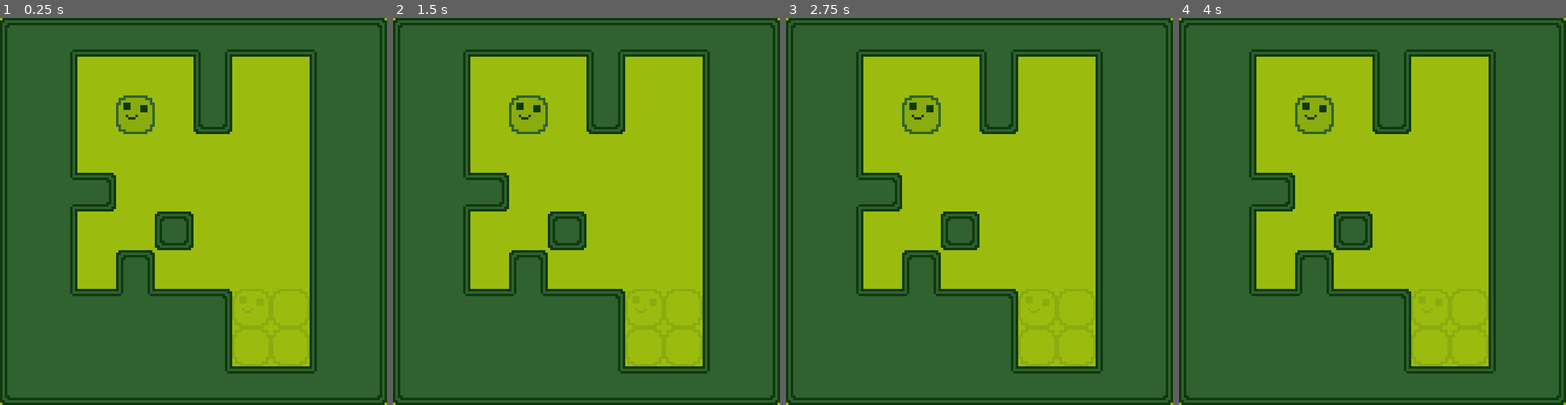
Above: before the commit, frames 1-4 (left to right).
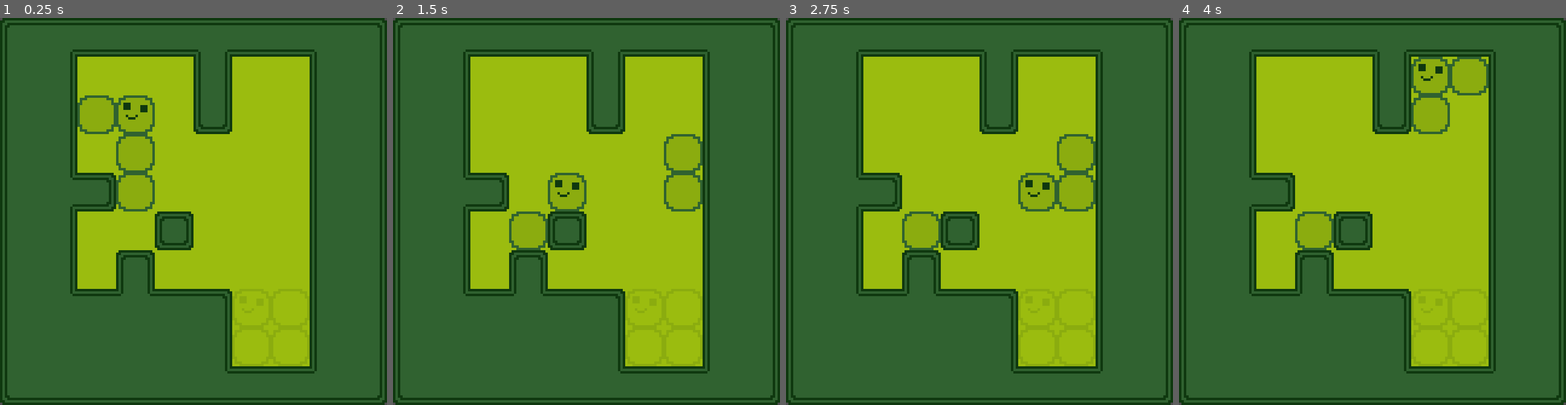
Above: after the commit, the same moments.

Repository: Blubmans/Box-Creature
Game: Godot game, scene res://Scenes/main.tscn
Same seed, same stepped clock (60 frames per second), same inputs: the game is played once before the commit and once after it.
Inputs:
- Up to frame 1 (0.25 s): no input
- Up to frame 2 (1.5 s): tap Enter at 0.5 s; hold Right (Pressed_Right) 0.53-1.28 s; tap Space at 1.25 s; hold Down (Pressed_Down) from 1.28 s (still down)
- Up to frame 3 (2.75 s): tap Enter at 2 s; release Down (Pressed_Down) at 2.03 s; hold Right (Pressed_Right) from 2.03 s (still down)
- Up to frame 4 (4 s): tap Space at 2.75 s; release Right (Pressed_Right) at 2.78 s; hold Up (Pressed_Up) 2.78-3.53 s; tap Enter at 3.5 s; hold Left (Pressed_Left) from 3.53 s (still down)

The runs differ from the first frame. In frame 1, 0.7% of the frame differs, in the area x 0-100%, y 0-100%; in frame 2, 1.4%; in frame 3, 1.4%; in frame 4, 1.4%.

Commit message:
First prototype done
Er is nog geen winconditie, de bodyparts gaan niet dood, er is ook nog geen menu. Maar het is goed genoeg als prototype :D

Diff:
--- a/Scenes/main.tscn
+++ b/Scenes/main.tscn
@@ -425,7 +425,7 @@
 one_shot = true
 
 [node name="Ground" type="TileMapLayer" parent="." unique_id=1989720514]
-tile_map_data = PackedByteArray("AAABAAAAAAAEAAMAAAACAAAAAAA …(1456 unchanged characters)… EAAMAAAAAAAIAAAAEAAMAAAAAAAEAAAAEAAMAAAAJAAkAAAAEAAMAAAAJAAAAAAAEAAMAAAAAAAAAAAAEAAMAAAAAAAkAAAAEAAMAAAAGAAcAAAAGAAMAAAA=")
+tile_map_data = PackedByteArray("AAABAAAAAAAEAAMAAAACAAAAAAA …(1456 unchanged characters)… EAAMAAAAAAAIAAAAEAAMAAAAAAAEAAAAEAAMAAAAGAAcAAAAGAAMAAAA=")
 tile_set = SubResource("TileSet_ynf5e")
 
 [node name="Walls" type="TileMapLayer" parent="." unique_id=1844451579]
@@ -436,3 +436,15 @@
 [node name="Player" parent="." unique_id=1725069007 instance=ExtResource("4_21xkr")]
 position = Vector2(48, 32)
 isHead = true
+
+[node name="Body" parent="." unique_id=1483956081 instance=ExtResource("4_21xkr")]
+position = Vector2(32, 32)
+gridPosition = Vector2i(2, 2)
+
+[node name="Body2" parent="." unique_id=1627887698 instance=ExtResource("4_21xkr")]
+position = Vector2(48, 48)
+gridPosition = Vector2i(3, 3)
+
+[node name="Body3" parent="." unique_id=1458751402 instance=ExtResource("4_21xkr")]
+position = Vector2(48, 64)
+gridPosition = Vector2i(3, 4)
--- a/Scripts/game_manager.gd
+++ b/Scripts/game_manager.gd
@@ -14,7 +14,8 @@
 	left}
 var board = []
 var boardSize: int = 10
-var playerPos: Vector2i = Vector2i(3, 2)
+var nonTransparantSpaces = [Spaces.wall, Spaces.player, Spaces.body]
+var playerPos: Vector2i
 var bodyParts = []
 signal updatePlayerPos
 
@@ -32,12 +33,20 @@
 
 
 func change_player_pos(originPos: Vector2i, pos: Vector2i):
-	board[originPos.y][originPos.x] = Spaces.empty
-	board[pos.y][pos.x] = Spaces.player
+	if board[originPos.y][originPos.x] == Spaces.player:
+		board[originPos.y][originPos.x] = Spaces.empty
+		playerPos = pos
+		board[pos.y][pos.x] = Spaces.player
+	else:
+		board[originPos.y][originPos.x] = Spaces.empty
+		board[pos.y][pos.x] = Spaces.body
+	updatePlayerPos.emit(originPos, pos)
 
 
 func list_bodyparts():
+	bodyParts.clear()
 	bodyParts.append(playerPos)
+
 	var bodyPartLength = -1
 	while len(bodyParts) != bodyPartLength:
 		bodyPartLength = len(bodyParts)
@@ -48,7 +57,7 @@
 			bodyParts.append(Vector2i(bodyParts[i].x - 1, bodyParts[i].y))
 		bodyParts = unique_array(bodyParts)
 		for i in range(len(bodyParts) -1, -1, -1):
-			if board[bodyParts[i].y][bodyParts[i].x] != Spaces.body:
+			if board[bodyParts[i].y][bodyParts[i].x] != Spaces.body && board[bodyParts[i].y][bodyParts[i].x] != Spaces.player:
 				bodyParts.remove_at(i)
 
 
@@ -63,11 +72,12 @@
 
 
 func recieve_player_input(direction: Directions):
+	# Get all body parts
 	list_bodyparts()
 
 	var small
 	var big
-	# Get the outer most bodypart
+	# Get the outer most bodyparts
 	if direction == Directions.up || direction == Directions.down:
 		small = playerPos.x
 		big = playerPos.x
@@ -82,12 +92,12 @@
 		for i in range(len(bodyParts)):
 			if bodyParts[i].y < small:
 				small = bodyParts[i].y
-			if bodyParts[i].y < big:
+			if bodyParts[i].y > big:
 				big = bodyParts[i].y
 
 	# Make body part lines
 	var bodyPartLines = []
-	for i in range(big - small):
+	for i in range(big - small + 1):
 		bodyPartLines.append([])
 
 	for i in range(len(bodyParts)):
@@ -100,7 +110,8 @@
 		if direction == Directions.up || direction == Directions.left:
 			bodyPartLines[i].sort()
 		else:
-			bodyPartLines[i].sort_custom(func(a, b): return a[1] > b[1])
+			bodyPartLines[i].sort()
+			bodyPartLines[i].reverse()
 		for item in range(len(bodyPartLines[i])):
 			move_player(bodyPartLines[i][item], direction)
 
@@ -109,23 +120,21 @@
 	match direction:
 		Directions.up:
 			for i in range(1, boardSize):
-				if board[pos.y - i][pos.x] == Spaces.wall:
+				if board[pos.y - i][pos.x] in nonTransparantSpaces:
 					change_player_pos(pos, Vector2i(pos.x, pos.y - i + 1))
 					break
 		Directions.right:
 			for i in range(1, boardSize):
-				if board[pos.y][pos.x + i] == Spaces.wall:
+				if board[pos.y][pos.x + i] in nonTransparantSpaces:
 					change_player_pos(pos, Vector2i(pos.x + i - 1, pos.y))
 					break
 		Directions.down:
 			for i in range(1, boardSize):
-				if board[pos.y + i][pos.x] == Spaces.wall:
+				if board[pos.y + i][pos.x] in nonTransparantSpaces:
 					change_player_pos(pos, Vector2i(pos.x, pos.y + i - 1))
 					break
 		Directions.left:
 			for i in range(1, boardSize):
-				if board[pos.y][pos.x - i] == Spaces.wall:
+				if board[pos.y][pos.x - i] in nonTransparantSpaces:
 					change_player_pos(pos, Vector2i(pos.x - i + 1, pos.y))
 					break
-
-	updatePlayerPos.emit()
--- a/Scripts/input_manager.gd
+++ b/Scripts/input_manager.gd
@@ -25,7 +25,7 @@
 
 func sent_input_to_manager(dir: GameManager.Directions):
 	if !input_delay_timer.is_stopped():
-		next_input = dir
+		#next_input = dir
 		return
 
 	GameManager.recieve_player_input(dir)
--- a/Scripts/player.gd
+++ b/Scripts/player.gd
@@ -2,21 +2,30 @@
 
 @export var isHead = false
 @export var gridPosition: Vector2i = Vector2i(3, 2)
-@export var floatingGridPosition: Vector2
+var floatingGridPosition: Vector2
 @onready var timer: Timer = $Timer
+@onready var sprite: AnimatedSprite2D = $Sprite2D
 
 
 func _ready() -> void:
 	GameManager.updatePlayerPos.connect(update_player_pos)
-	floatingGridPosition = position
+	floatingGridPosition = position * 16
+	if isHead:
+		GameManager.board[gridPosition.y][gridPosition.x] = GameManager.Spaces.player
+		GameManager.playerPos = gridPosition
+		sprite.animation = "Player"
+	else:
+		GameManager.board[gridPosition.y][gridPosition.x] = GameManager.Spaces.body
+		sprite.animation = "Body"
 
 
-func update_player_pos():
-	for i in range(GameManager.boardSize):
-		if GameManager.board[i].find(GameManager.Spaces.player) != -1:
-			gridPosition = Vector2(GameManager.board[i].find(GameManager.Spaces.player), i)
-			floatingGridPosition = position
-			timer.start()
+func update_player_pos(oldPos: Vector2i, newPos: Vector2i):
+	if oldPos != gridPosition:
+		return
+
+	gridPosition = Vector2(newPos)
+	floatingGridPosition = position
+	timer.start()
 
 
 func _process(_delta: float) -> void:
